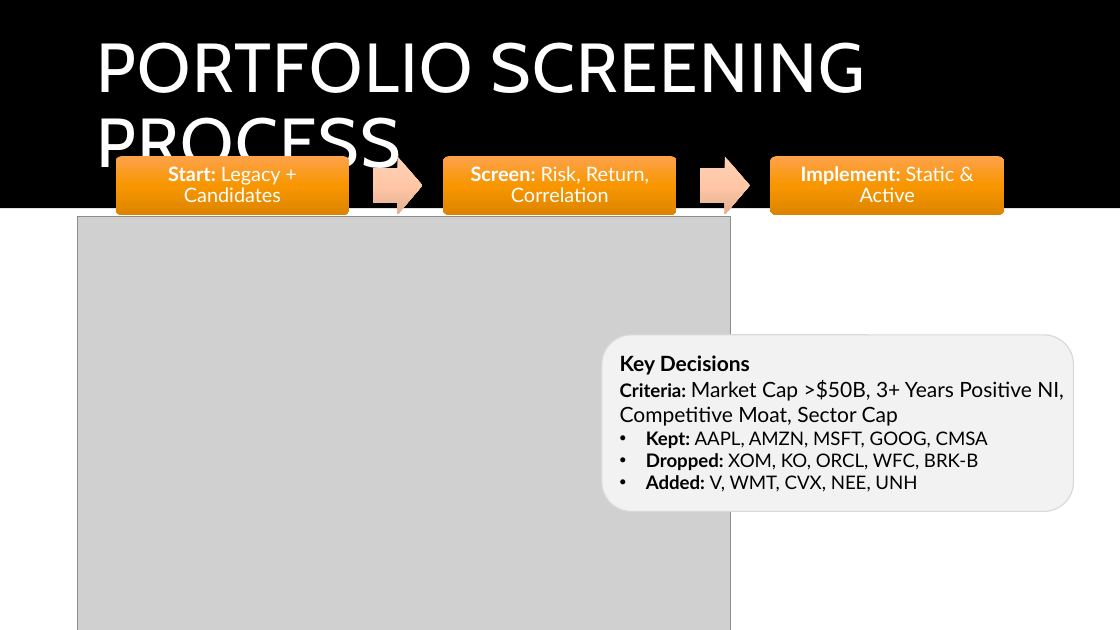
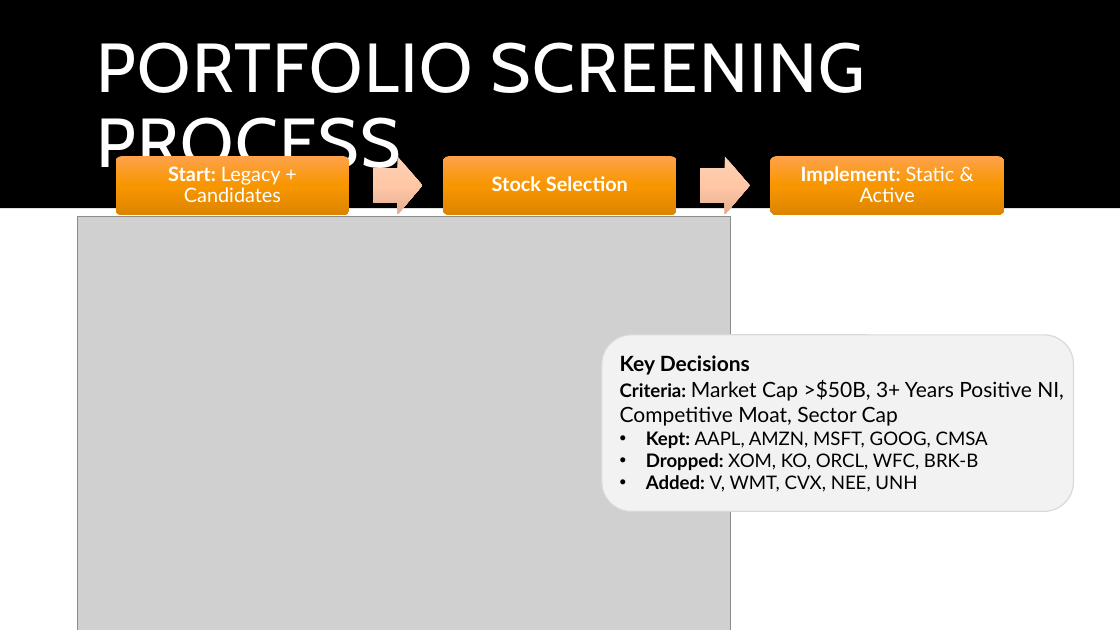
Before and after one commit to beaubarthuly/BFIN491project, a slide deck: slide 8 of slides/Presentation.pptx. Drawn at 1120x630 pixels with LibreOffice and Linux fonts; fonts in the diff are those of the drawing; grey boxes stand for pictures. Boxes give left, top, right and bottom in pixels: in the first picture for what was removed or moved away, otherwise in the second. Text is boxed around its words. In the diff, an @@ line names an element or a change of style, - is before the commit and + after.

```diff
--- a/slides/Presentation.pptx
+++ b/slides/Presentation.pptx
@@ text at box(492, 176, 628, 191): text changed; bold on @@
-Screen: Risk, Return, Correlation
+Stock Selection
```
Also in this commit, not shown: 3 other files.
